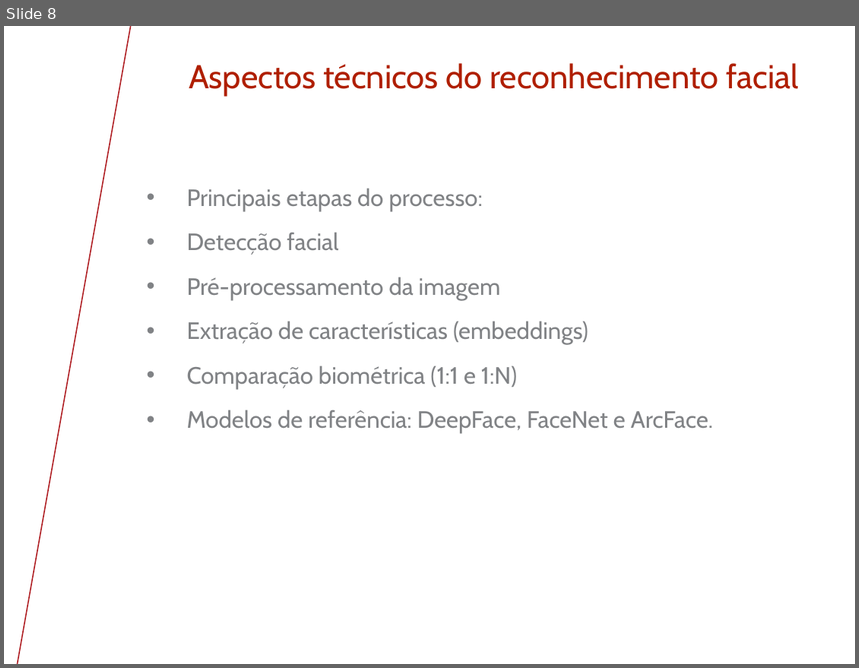
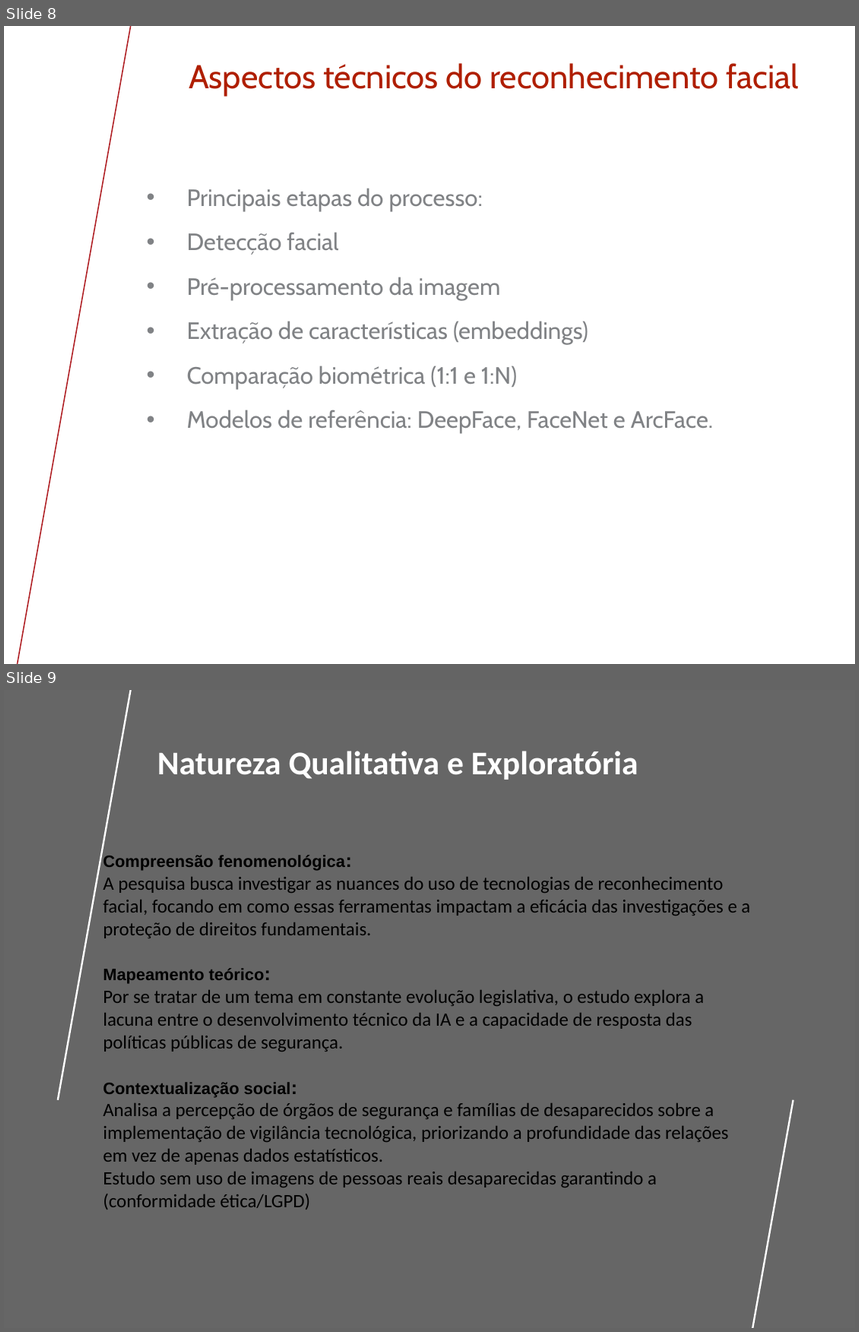
Before and after one commit to saxsoares/TCC-UNIVESP-2026, a slide deck: Apresentação TCC.pptx. Shown one above the other, each under a label of ours: slide 8 before the commit, slides 8 and 9 after it. The pictures are 859x668 and 859x1332 pixels, drawn with LibreOffice and Linux fonts; fonts in the diff are those of the drawing; background and template pictures are left out. Boxes give left, top, right and bottom in pixels: in the first picture for what was removed or moved away, otherwise in the second. Text is boxed around its words. In the diff, an @@ line names an element or a change of style, - is before the commit and + after.

```diff
--- a/Apresentação TCC.pptx
+++ b/Apresentação TCC.pptx
@@ slide 9 added at [4, 690, 855, 1328], background #EFEFEF; not listed: 1 template element that a slide beside it also shows @@
@@ rectangle added at [4, 690, 855, 1328], fill #666666 @@
@@ line added from (58, 1100) to (131, 690), #FFFFFF 1.5 pt @@
@@ text added at [158, 751, 639, 780], 28 pt, text #FFFFFF, bold @@
+Natureza Qualitativa e Exploratória
@@ text added at [103, 855, 750, 1210], 16 pt, text #000000 @@
+Compreensão fenomenológica:
+A pesquisa busca investigar as nuances do uso de tecnologias de reconhecimento facial, focando em como essas ferramentas impactam a eficácia das investigações e a proteção de direitos fundamentais.
+Mapeamento teórico:
+Por se tratar de um tema em constante evolução legislativa, o estudo explora a lacuna entre o desenvolvimento técnico da IA e a capacidade de resposta das políticas públicas de segurança.
+  Contextualização social:
+Analisa a percepção de órgãos de segurança e famílias de desaparecidos sobre a implementação de vigilância tecnológica, priorizando a profundidade das relações em vez de apenas dados estatísticos.
+  Estudo sem uso de imagens de pessoas reais desaparecidas garantindo a (conformidade ética/LGPD)
@@ line added from (753, 1328) to (793, 1100), #FFFFFF 1.5 pt @@
```
Also in this commit, not shown: 18 slides changed, 3 other slides added, 3 slides removed, 2 other files.
